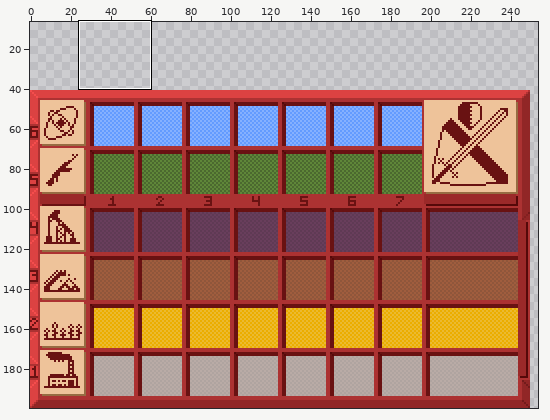
A pixel-art file gets an edit: images/red_country.aseprite. Above, an overview of the earlier version with the close-up marked.
Close-up. Before the edit:
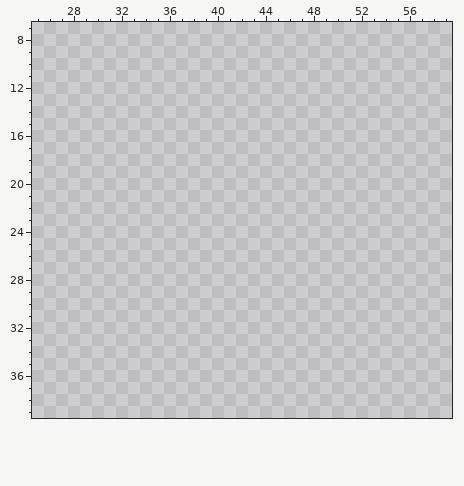
300x200 pixels, 1 frame. Colours within 5 levels of each other are drawn and written as one. Shown: x 25..59, y 7..39. The wide view leaves out empty margins.
New version:
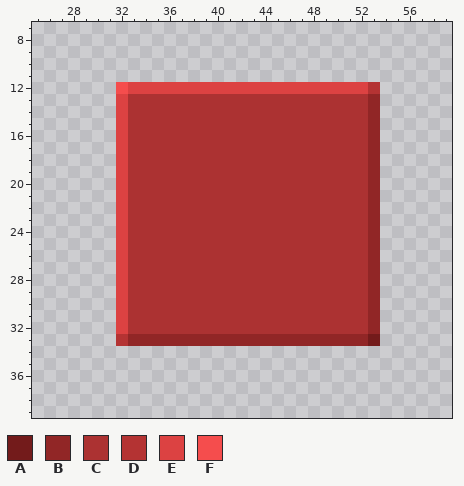
Palette (. is transparent): A #731b1b  B #912626  C #ac3232  D #b43333  E #dc4242  F #f54d4d
Difference:
layer "map cell" added
Layer "map cell":
Colour A is added in row 33 at x 53.
Colour B is added in rows 13 to 32 at x 53; in row 33 at x 33 to 52.
Colour C is added in rows 13 to 32 at x 33 to 52.
Colour D is added in row 12 at x 53; in row 33 at x 32.
Colour E is added in row 12 at x 33 to 52; in rows 13 to 32 at x 32.
Colour F is added in row 12 at x 32.
